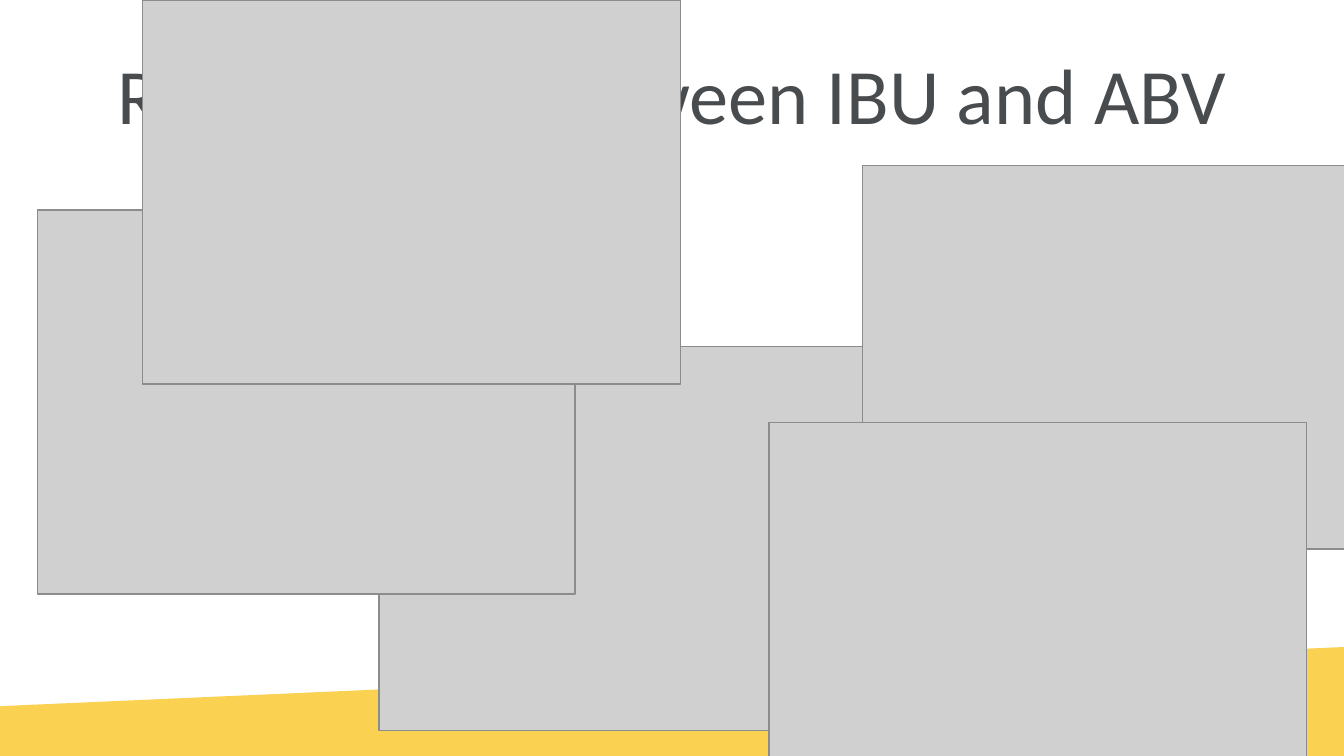
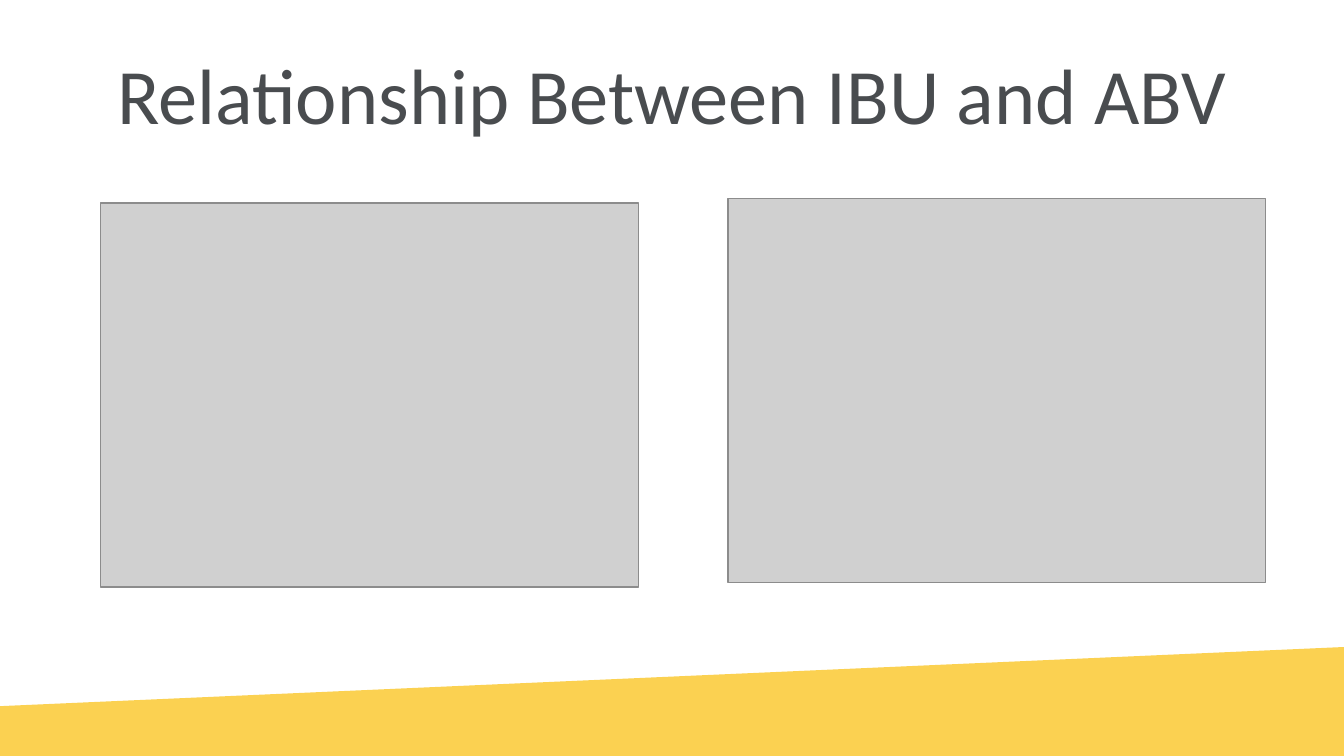
Before and after one commit to tschwebke/DDS6306-Group-Project-1, a slide deck: slide 13 of DS6306 Group Project 1.pptx. Drawn at 1344x756 pixels with LibreOffice and Linux fonts; fonts in the diff are those of the drawing; grey boxes stand for pictures; background and template pictures are left out. Boxes give left, top, right and bottom in pixels: in the first picture for what was removed or moved away, otherwise in the second. Text is boxed around its words. In the diff, an @@ line names an element or a change of style, - is before the commit and + after.

```diff
--- a/DS6306 Group Project 1.pptx
+++ b/DS6306 Group Project 1.pptx
@@ picture removed at <box>863,165,1344,550</box> @@
@@ picture: place and size @@
-picture at <box>142,0,680,384</box>
+picture at <box>101,203,638,587</box>
@@ picture: place and size @@
-picture at <box>769,423,1306,756</box>
+picture at <box>728,199,1266,583</box>
@@ picture removed at <box>38,210,575,594</box> @@
@@ picture removed at <box>379,347,917,731</box> @@
```
Also in this commit, not shown: 7 other slides changed.
